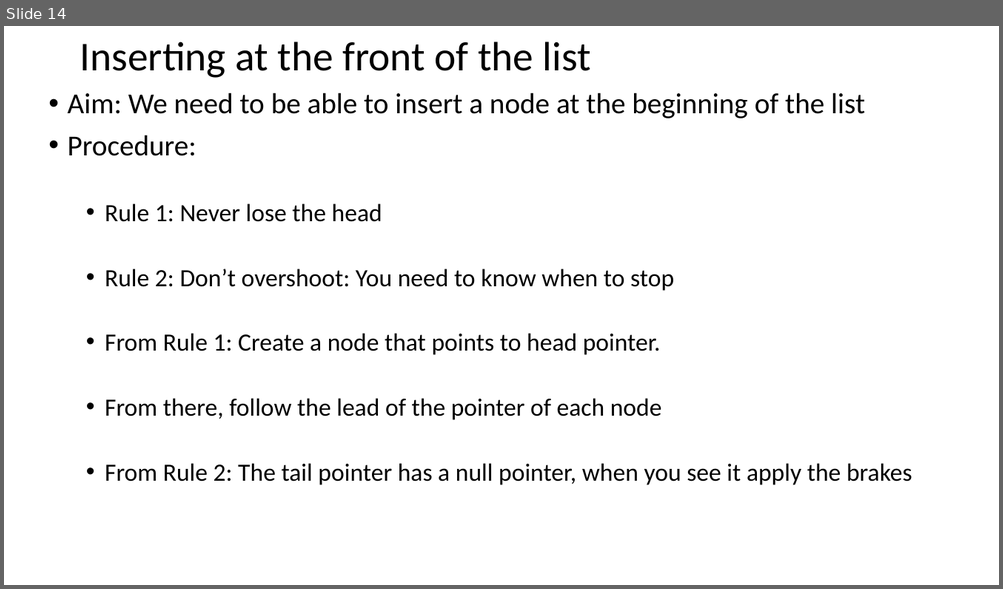
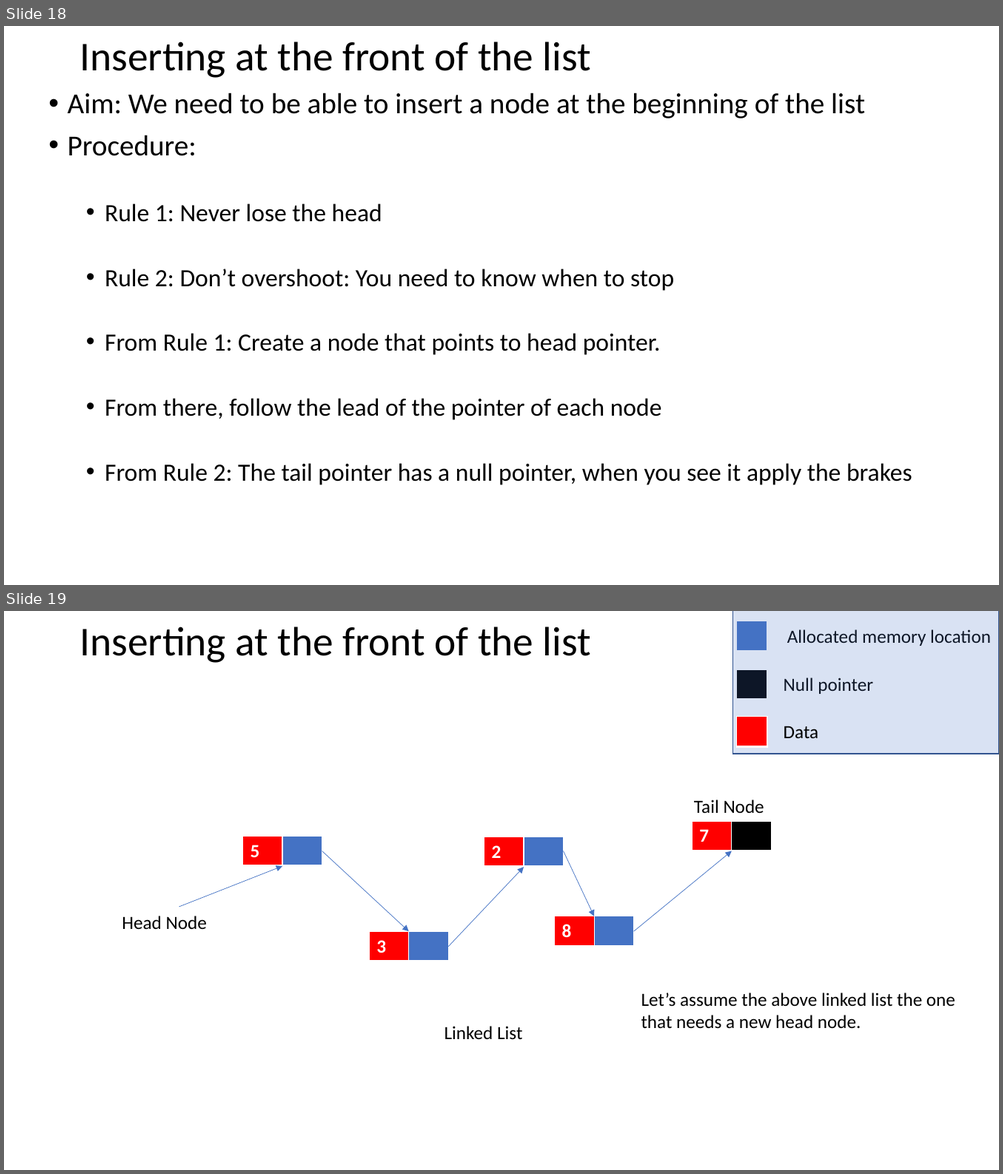
Before and after one commit to juliennyambal/COMS-1021-A-2019, a slide deck: Linked Lists.pptx. Shown one above the other, each under a label of ours: slide 14 before the commit, slides 18 and 19 after it. The pictures are 1003x589 and 1003x1174 pixels, drawn with LibreOffice and Linux fonts; fonts in the diff are those of the drawing. Boxes give left, top, right and bottom in pixels: in the first picture for what was removed or moved away, otherwise in the second. Text is boxed around its words. In the diff, an @@ line names an element or a change of style, - is before the commit and + after.

```diff
--- a/Linked Lists.pptx
+++ b/Linked Lists.pptx
@@ slide 19 added at box(4, 611, 999, 1170), background #FFFFFF @@
@@ title added at box(79, 627, 591, 663), 39.6 pt, text #000000 @@
+Inserting at the front of the list
@@ rectangle added at box(733, 611, 999, 754), fill #4472C4 at 20% opacity, outline #325491 1 pt @@
@@ table added at box(737, 621, 767, 652), 1 rows, 1 columns @@
+
@@ text added at box(787, 629, 990, 646), 18 pt, text #000000 @@
+Allocated memory location
@@ table added at box(737, 669, 767, 700), 1 rows, 1 columns @@
+
@@ text added at box(783, 678, 873, 694), 18 pt, text #000000 @@
+Null pointer
@@ table added at box(737, 717, 767, 748), 1 rows, 1 columns @@
+
@@ text added at box(783, 726, 819, 738), 18 pt, text #000000 @@
+Data
@@ text added at box(694, 800, 764, 814), 18 pt, text #000000 @@
+Tail Node
@@ table added at box(692, 821, 771, 851), 1 rows, 2 columns @@
+7 | 
@@ table added at box(243, 836, 322, 867), 1 rows, 2 columns @@
+5 | 
@@ arrow added from (322, 851) to (408, 932), #4472C4 0.5 pt @@
@@ table added at box(484, 837, 563, 868), 1 rows, 2 columns @@
+2 | 
@@ arrow added from (563, 851) to (595, 916), #4472C4 0.5 pt @@
@@ arrow added from (634, 932) to (731, 851), #4472C4 0.5 pt @@
@@ arrow added from (179, 907) to (282, 866), #4472C4 0.5 pt @@
@@ arrow added from (449, 947) to (523, 867), #4472C4 0.5 pt @@
@@ text added at box(122, 916, 207, 929), 18 pt, text #000000 @@
+Head Node
@@ table added at box(555, 916, 634, 947), 1 rows, 2 columns @@
+8 | 
@@ table added at box(369, 932, 448, 963), 1 rows, 2 columns @@
+3 | 
@@ text added at box(641, 993, 955, 1029), 18 pt, text #000000 @@
+Let’s assume the above linked list the one
+that needs a new head node.
@@ text added at box(444, 1026, 522, 1039), 18 pt, text #000000 @@
+Linked List
@@ what was slide 14 is now slide 18 @@
```
Also in this commit, not shown: 9 slides changed, 20 other slides added, 1 other file.
